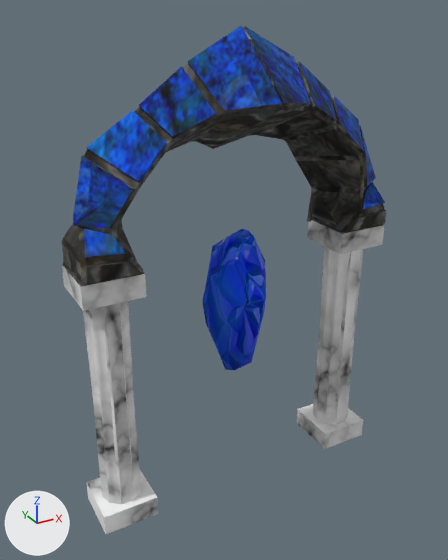
Before and after pictures for a commit that changed the OBJ model data/meshes/archGem_goal.obj.
Before and after are seen from a 50 mm lens placed at (-7.97, -13.8, 13.53), pointed at (-0.4, -0.04, 6.65). Lighting does not change. The marker at lower left points along +X, +Y and +Z. Where no turn or scale is listed for an object, it has been applied to the vertices. Vertices at the same position are counted once.

Objects in the first picture: 'archGem_goal'.
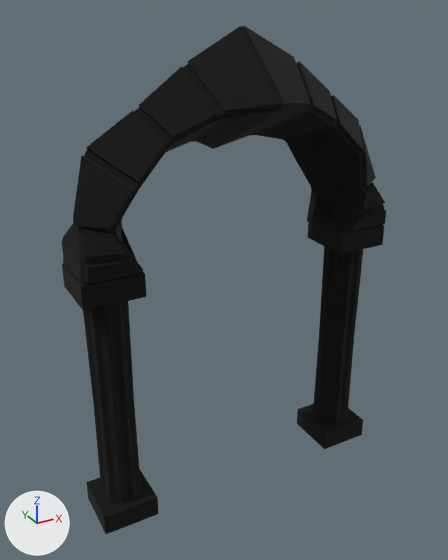
The newer file is also turned or shifted as a whole; pictures and numbers use the older file's frame.

Pixel boxes [x1, y1, x2, y2] of what changed, in the pictures (448 x 560 px):
part 1 of me_archgem_goal, deleted (blue): before [202, 229, 266, 370]
part 2 of me_archgem_goal, recoloured: [62, 26, 386, 534] in both

Edits to the bpy script that builds the scene:
```text
Add mat_initialshadinggroup1:
    mat_initialshadinggroup1 = principled_material('initialShadingGroup1')
    mat_initialshadinggroup1.base_color = (0.0, 0.0, 0.0)  # black #000000
    mat_initialshadinggroup1.roughness = 1.0
Change me_archgem_goal:
    used by ob_archgem_goal; location = (0.0, 0.0, 0.0)
    remove me_archgem_goal.from_pydata(...)  # 725 vertices, 742 faces; spans x -4.59..4.64, y -1.99..1.4, z 0.08..13.14
    remove me_archgem_goal.materials.append(mat_crystal_phong1sg)  # picture img_gemstone_jpg
    add me_archgem_goal.from_pydata(...)  # 686 vertices, 668 faces; spans x -4.59..4.64, y -1.99..1.4, z 0.08..13.14
    me_archgem_goal part 1: the loose piece of 39 vertices spanning x -1.04..0.97, y -0.98..0.97, z 3.71..7.95 is deleted
    me_archgem_goal part 2: 668 faces spanning x -4.59..4.64, y -1.99..1.4, z 0.08..13.14 switch from mat_initialshadinggroup (picture img_arch_jpg) to mat_initialshadinggroup1 (black #000000)
```
